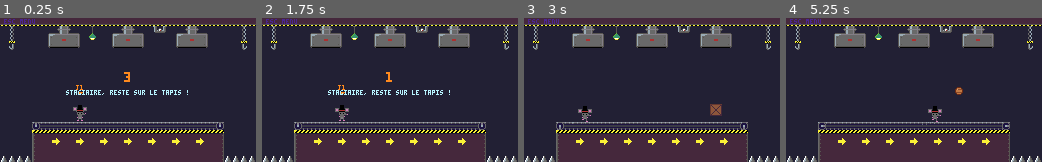
Above: before the commit, frames 1-4 (left to right).
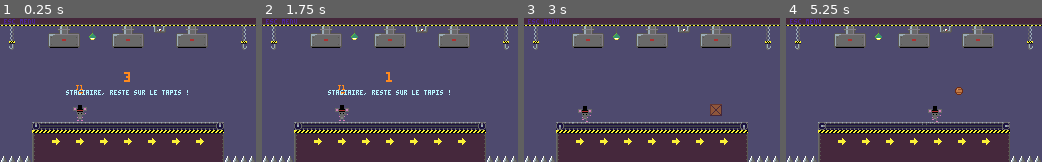
Above: after the commit, the same moments.

Repository: psychowolf960/Pico-party
Game: Godot game, scene res://scenes/minigames/conveyor.tscn
The game is run twice, just before and just after one commit, with the same random seed, the same clock (stepped at 60 frames per second) and the same inputs. This scene is started directly instead of the project's main scene.
Inputs:
- Up to frame 1 (0.25 s): no input
- Up to frame 2 (1.75 s): tap Enter (ui_accept) at 0.5, 0.77, 1.25, 1.52 s; hold Right (ui_right) from 0.53 s (still down); tap C at 0.6 s; tap Space at 1.35 s
- Up to frame 3 (3 s): release Right (ui_right) at 2.03 s; hold Left (ui_left) 2.03-2.78 s; tap V at 2.1 s; hold Right (ui_right) from 2.78 s (still down); tap Shift at 2.85 s
- Up to frame 4 (5.25 s): tap Enter (ui_accept) at 3.02, 3.77, 4.52 s; tap J at 3.6 s; release Right (ui_right) at 4.28 s; hold Left (ui_left) 4.28-5.03 s; tap L at 4.35 s; hold Right (ui_right) from 5.03 s (still down); tap I at 5.1 s

The runs differ from the first frame. In frame 1, 67% of the frame differs, in the area x 0-100%, y 5-100%; in frame 2, 67%; in frame 3, 67%; in frame 4, 67%.

Commit message:
Ajouté player 5 et 6

Diff:
--- /dev/null
+++ b/art/characters/player5_frames.tres
@@ -0,0 +1,104 @@
+[gd_resource type="SpriteFrames" format=3]
+
+[ext_resource type="Texture2D" path="res://art/characters/player5.png" id="1_sheet"]
+
+[sub_resource type="AtlasTexture" id="AtlasTexture_carry0"]
+atlas = ExtResource("1_sheet")
+region = Rect2(112, 0, 16, 16)
+
+[sub_resource type="AtlasTexture" id="AtlasTexture_hit0"]
+atlas = ExtResource("1_sheet")
+region = Rect2(144, 0, 16, 16)
+
+[sub_resource type="AtlasTexture" id="AtlasTexture_idle0"]
+atlas = ExtResource("1_sheet")
+region = Rect2(0, 0, 16, 16)
+
+[sub_resource type="AtlasTexture" id="AtlasTexture_idle1"]
+atlas = ExtResource("1_sheet")
+region = Rect2(16, 0, 16, 16)
+
+[sub_resource type="AtlasTexture" id="AtlasTexture_jump0"]
+atlas = ExtResource("1_sheet")
+region = Rect2(64, 0, 16, 16)
+
+[sub_resource type="AtlasTexture" id="AtlasTexture_portrait0"]
+atlas = ExtResource("1_sheet")
+region = Rect2(128, 0, 16, 16)
+
+[sub_resource type="AtlasTexture" id="AtlasTexture_run0"]
+atlas = ExtResource("1_sheet")
+region = Rect2(32, 0, 16, 16)
+
+[sub_resource type="AtlasTexture" id="AtlasTexture_run1"]
+atlas = ExtResource("1_sheet")
+region = Rect2(48, 0, 16, 16)
+
+[sub_resource type="AtlasTexture" id="AtlasTexture_wall0"]
+atlas = ExtResource("1_sheet")
+region = Rect2(96, 0, 16, 16)
+
+[resource]
+animations = [{
+"frames": [{
+"duration": 1.0,
+"texture": SubResource("AtlasTexture_carry0")
+}],
+"loop": 0,
+"name": &"carry",
+"speed": 1.0
+}, {
+"frames": [{
+"duration": 1.0,
+"texture": SubResource("AtlasTexture_hit0")
+}],
+"loop": 0,
+"name": &"hit",
+"speed": 1.0
+}, {
+"frames": [{
+"duration": 1.0,
+"texture": SubResource("AtlasTexture_idle0")
+}, {
+"duration": 1.0,
+"texture": SubResource("AtlasTexture_idle1")
+}],
+"loop": 1,
+"name": &"idle",
+"speed": 3.0
+}, {
+"frames": [{
+"duration": 1.0,
+"texture": SubResource("AtlasTexture_jump0")
+}],
+"loop": 0,
+"name": &"jump",
+"speed": 1.0
+}, {
+"frames": [{
+"duration": 1.0,
+"texture": SubResource("AtlasTexture_portrait0")
+}],
+"loop": 0,
+"name": &"portrait",
+"speed": 1.0
+}, {
+"frames": [{
+"duration": 1.0,
+"texture": SubResource("AtlasTexture_run0")
+}, {
+"duration": 1.0,
+"texture": SubResource("AtlasTexture_run1")
+}],
+"loop": 1,
+"name": &"run",
+"speed": 12.0
+}, {
+"frames": [{
+"duration": 1.0,
+"texture": SubResource("AtlasTexture_wall0")
+}],
+"loop": 0,
+"name": &"wall",
+"speed": 1.0
+}]
--- /dev/null
+++ b/art/characters/player6_frames.tres
@@ -0,0 +1,104 @@
+[gd_resource type="SpriteFrames" format=3]
+
+[ext_resource type="Texture2D" path="res://art/characters/player6.png" id="1_sheet"]
+
+[sub_resource type="AtlasTexture" id="AtlasTexture_carry0"]
+atlas = ExtResource("1_sheet")
+region = Rect2(112, 0, 16, 16)
+
+[sub_resource type="AtlasTexture" id="AtlasTexture_hit0"]
+atlas = ExtResource("1_sheet")
+region = Rect2(144, 0, 16, 16)
+
+[sub_resource type="AtlasTexture" id="AtlasTexture_idle0"]
+atlas = ExtResource("1_sheet")
+region = Rect2(0, 0, 16, 16)
+
+[sub_resource type="AtlasTexture" id="AtlasTexture_idle1"]
+atlas = ExtResource("1_sheet")
+region = Rect2(16, 0, 16, 16)
+
+[sub_resource type="AtlasTexture" id="AtlasTexture_jump0"]
+atlas = ExtResource("1_sheet")
+region = Rect2(64, 0, 16, 16)
+
+[sub_resource type="AtlasTexture" id="AtlasTexture_portrait0"]
+atlas = ExtResource("1_sheet")
+region = Rect2(128, 0, 16, 16)
+
+[sub_resource type="AtlasTexture" id="AtlasTexture_run0"]
+atlas = ExtResource("1_sheet")
+region = Rect2(32, 0, 16, 16)
+
+[sub_resource type="AtlasTexture" id="AtlasTexture_run1"]
+atlas = ExtResource("1_sheet")
+region = Rect2(48, 0, 16, 16)
+
+[sub_resource type="AtlasTexture" id="AtlasTexture_wall0"]
+atlas = ExtResource("1_sheet")
+region = Rect2(96, 0, 16, 16)
+
+[resource]
+animations = [{
+"frames": [{
+"duration": 1.0,
+"texture": SubResource("AtlasTexture_carry0")
+}],
+"loop": 0,
+"name": &"carry",
+"speed": 1.0
+}, {
+"frames": [{
+"duration": 1.0,
+"texture": SubResource("AtlasTexture_hit0")
+}],
+"loop": 0,
+"name": &"hit",
+"speed": 1.0
+}, {
+"frames": [{
+"duration": 1.0,
+"texture": SubResource("AtlasTexture_idle0")
+}, {
+"duration": 1.0,
+"texture": SubResource("AtlasTexture_idle1")
+}],
+"loop": 1,
+"name": &"idle",
+"speed": 3.0
+}, {
+"frames": [{
+"duration": 1.0,
+"texture": SubResource("AtlasTexture_jump0")
+}],
+"loop": 0,
+"name": &"jump",
+"speed": 1.0
+}, {
+"frames": [{
+"duration": 1.0,
+"texture": SubResource("AtlasTexture_portrait0")
+}],
+"loop": 0,
+"name": &"portrait",
+"speed": 1.0
+}, {
+"frames": [{
+"duration": 1.0,
+"texture": SubResource("AtlasTexture_run0")
+}, {
+"duration": 1.0,
+"texture": SubResource("AtlasTexture_run1")
+}],
+"loop": 1,
+"name": &"run",
+"speed": 12.0
+}, {
+"frames": [{
+"duration": 1.0,
+"texture": SubResource("AtlasTexture_wall0")
+}],
+"loop": 0,
+"name": &"wall",
+"speed": 1.0
+}]
--- a/project.godot
+++ b/project.godot
@@ -53,6 +53,6 @@
 textures/canvas_textures/default_texture_filter=0
 renderer/rendering_method="gl_compatibility"
 renderer/rendering_method.mobile="gl_compatibility"
-environment/defaults/default_clear_color=Color(0.13333334, 0.1254902, 0.20392157, 1)
+environment/defaults/default_clear_color=Color(0.30588236, 0.2901961, 0.43137255, 1)
 2d/snap/snap_2d_transforms_to_pixel=true
 2d/snap/snap_2d_vertices_to_pixel=true
--- a/scenes/minigames/conveyor.tscn
+++ b/scenes/minigames/conveyor.tscn
@@ -27,7 +27,7 @@
 anchor_bottom = 1.0
 grow_horizontal = 2
 grow_vertical = 2
-color = Color(0.133333, 0.12549, 0.203922, 1)
+color = Color(0.305882, 0.290196, 0.431373, 1)
 
 [node name="Level" type="TileMapLayer" parent="."]
 unique_name_in_owner = true
--- a/scenes/minigames/dropper.tscn
+++ b/scenes/minigames/dropper.tscn
@@ -21,7 +21,7 @@
 [node name="Sky" type="ColorRect" parent="Background"]
 offset_right = 128.0
 offset_bottom = 128.0
-color = Color(0.133333, 0.12549, 0.203922, 1)
+color = Color(0.305882, 0.290196, 0.431373, 1)
 
 [node name="Level" type="TileMapLayer" parent="."]
 unique_name_in_owner = true
--- a/scenes/minigames/game.tscn
+++ b/scenes/minigames/game.tscn
@@ -26,7 +26,7 @@
 [node name="Sky" type="ColorRect" parent="Background" unique_id=1570688825]
 offset_right = 128.0
 offset_bottom = 128.0
-color = Color(0.133333, 0.12549, 0.203922, 1)
+color = Color(0.305882, 0.290196, 0.431373, 1)
 
 [node name="Level" type="TileMapLayer" parent="." unique_id=291096772]
 tile_map_data = PackedByteArray("AAD7/wAAAAAAAAAAAAD8/wAAAAABAAAAAAD9/wAAAAABAAAAAAD+/wAAAAABAAAAAAD//wAAAAABAAAAAAAAAA …(18096 unchanged characters)…
--- a/scenes/minigames/kong.tscn
+++ b/scenes/minigames/kong.tscn
@@ -46,7 +46,7 @@
 anchor_bottom = 1.0
 grow_horizontal = 2
 grow_vertical = 2
-color = Color(0.133333, 0.12549, 0.203922, 1)
+color = Color(0.305882, 0.290196, 0.431373, 1)
 
 [node name="Level" type="TileMapLayer" parent="." unique_id=1983492809]
 unique_name_in_owner = true
--- a/scripts/minigames/minigame.gd
+++ b/scripts/minigames/minigame.gd
@@ -1,7 +1,7 @@
 class_name Minigame
 # Petits outils partagés par les mini-jeux.
 
-const COLORS = [Color("ff8a1e"), Color("4fd2ff"), Color("2ccf5a"), Color("e8475c")]
+const COLORS = [Color("ff8a1e"), Color("4fd2ff"), Color("2ccf5a"), Color("e8475c"), Color("b36bff"), Color("e8e8e8")]
 
 
 static func level_bounds(level):
--- a/scripts/player/player.gd
+++ b/scripts/player/player.gd
@@ -13,6 +13,8 @@
 	preload("res://art/characters/player2_frames.tres"),
 	preload("res://art/characters/player3_frames.tres"),
 	preload("res://art/characters/player4_frames.tres"),
+	preload("res://art/characters/player5_frames.tres"),
+	preload("res://art/characters/player6_frames.tres"),
 ]
 
 @export var index = 0
Binary file added: art/characters/player5.png
Not shown, added: art/characters/player5.png.import
Binary file added: art/characters/player6.png
Not shown, added: art/characters/player6.png.import
